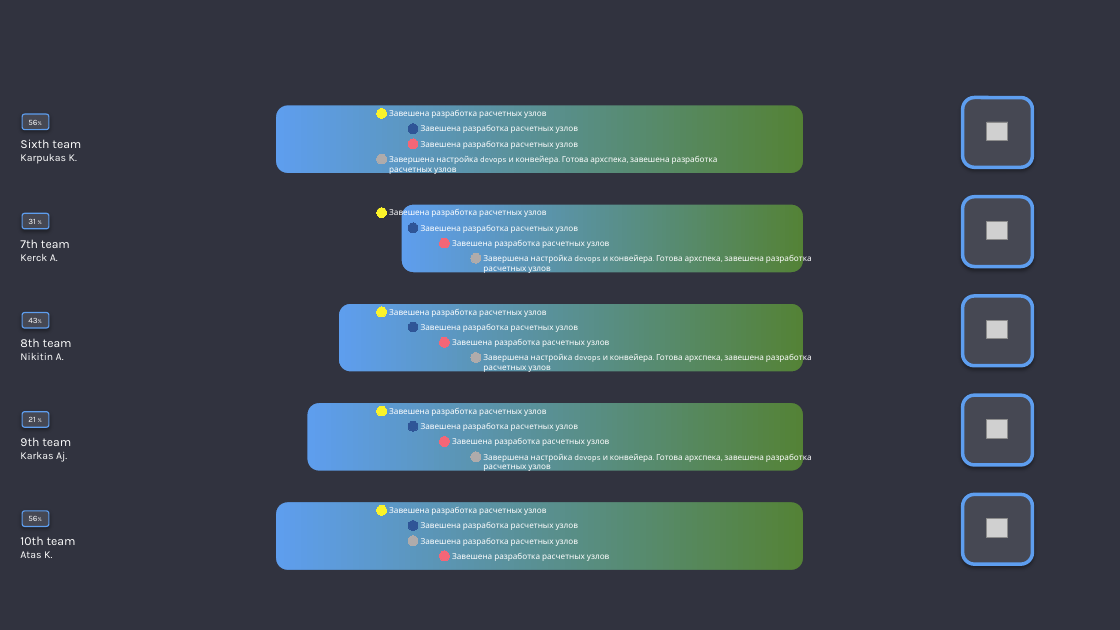
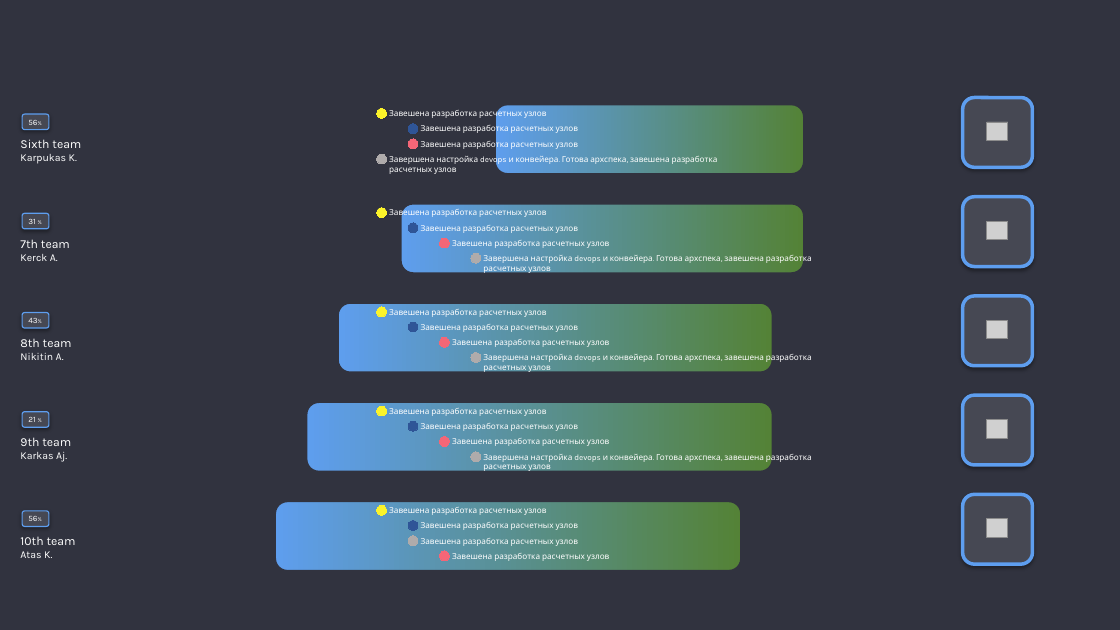
Before and after one commit to GooomeeD/Gantt, a slide deck: slide 2 of Gantt.pptx. Drawn at 1120x630 pixels with LibreOffice and Linux fonts; fonts in the diff are those of the drawing; grey boxes stand for pictures. Boxes give left, top, right and bottom in pixels: in the first picture for what was removed or moved away, otherwise in the second. Text is boxed around its words. In the diff, an @@ line names an element or a change of style, - is before the commit and + after.

```diff
--- a/Gantt.pptx
+++ b/Gantt.pptx
@@ rounded rectangle: place and size @@
-rounded rectangle at [272, 102, 807, 176]
+rounded rectangle at [492, 102, 807, 176]
@@ rounded rectangle: place and size @@
-rounded rectangle at [335, 300, 807, 375]
+rounded rectangle at [335, 300, 776, 375]
@@ rounded rectangle: place and size @@
-rounded rectangle at [304, 400, 807, 475]
+rounded rectangle at [304, 400, 776, 475]
@@ rounded rectangle: place and size @@
-rounded rectangle at [272, 499, 807, 574]
+rounded rectangle at [272, 499, 744, 574]
```
Also in this commit, not shown: 6 other slides changed, 2 slides added, 2 other files.
